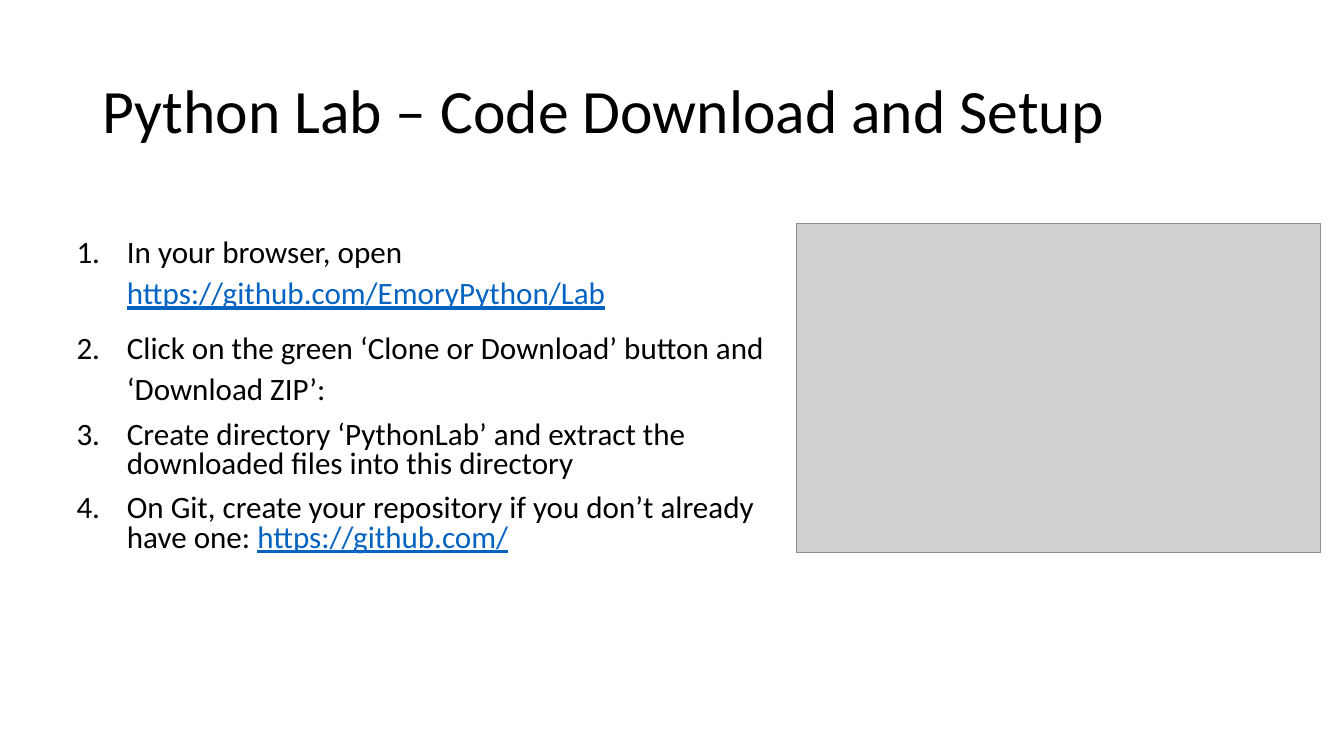
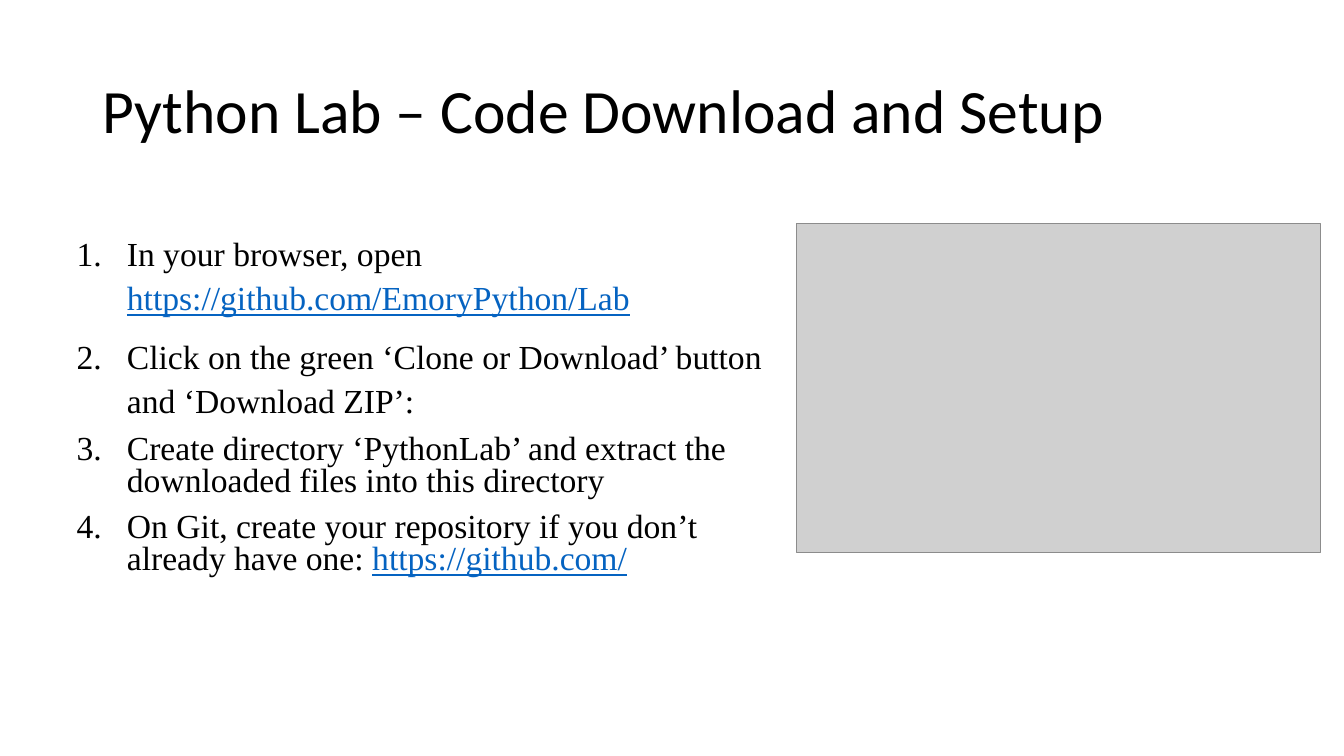
Before and after one commit to ndeshpa/Bootcamp, a slide deck: slide 1 of Lab/DataVisualization/PythonLabPlots.pptx. Drawn at 1344x756 pixels with LibreOffice and Linux fonts; fonts in the diff are those of the drawing; grey boxes stand for pictures. Boxes give left, top, right and bottom in pixels: in the first picture for what was removed or moved away, otherwise in the second. Text is boxed around its words. In the diff, an @@ line names an element or a change of style, - is before the commit and + after.

Commit message:
Formatting changes

```diff
--- a/Lab/DataVisualization/PythonLabPlots.pptx
+++ b/Lab/DataVisualization/PythonLabPlots.pptx
@@ text "In your browser, open https://github.com/EmoryPython/Lab" at box(127, 242, 762, 577): size 22.2 to 24 pt, font Calibri to Times New Roman @@
```
Also in this commit, not shown: 9 other slides changed.
